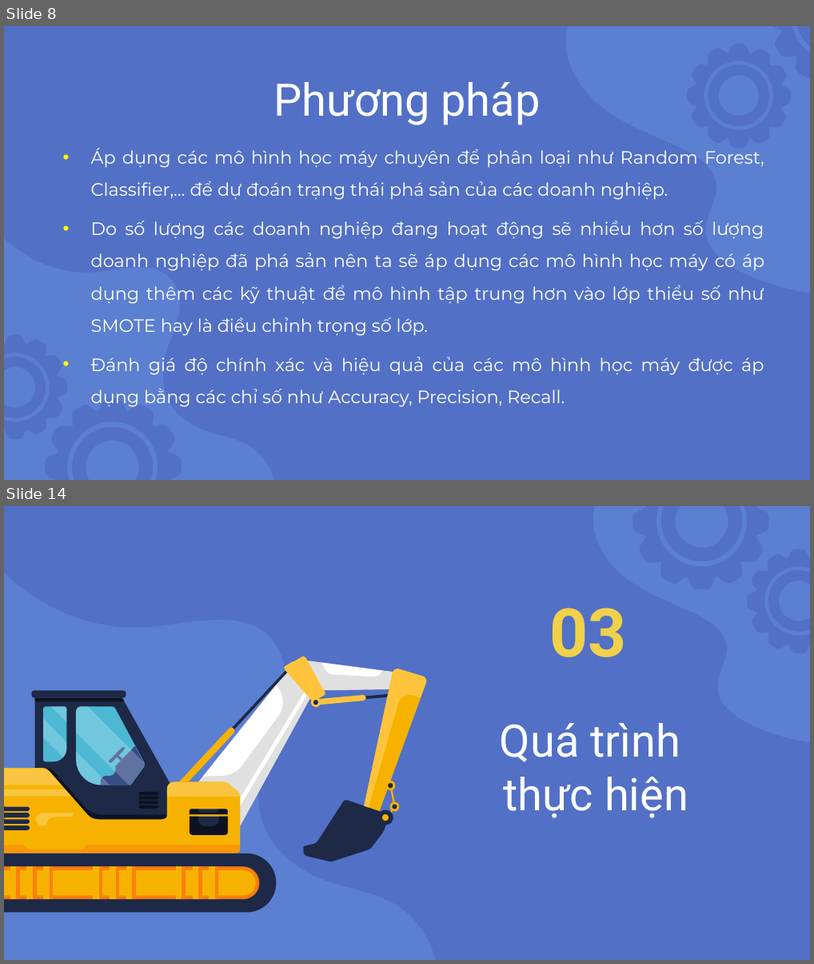
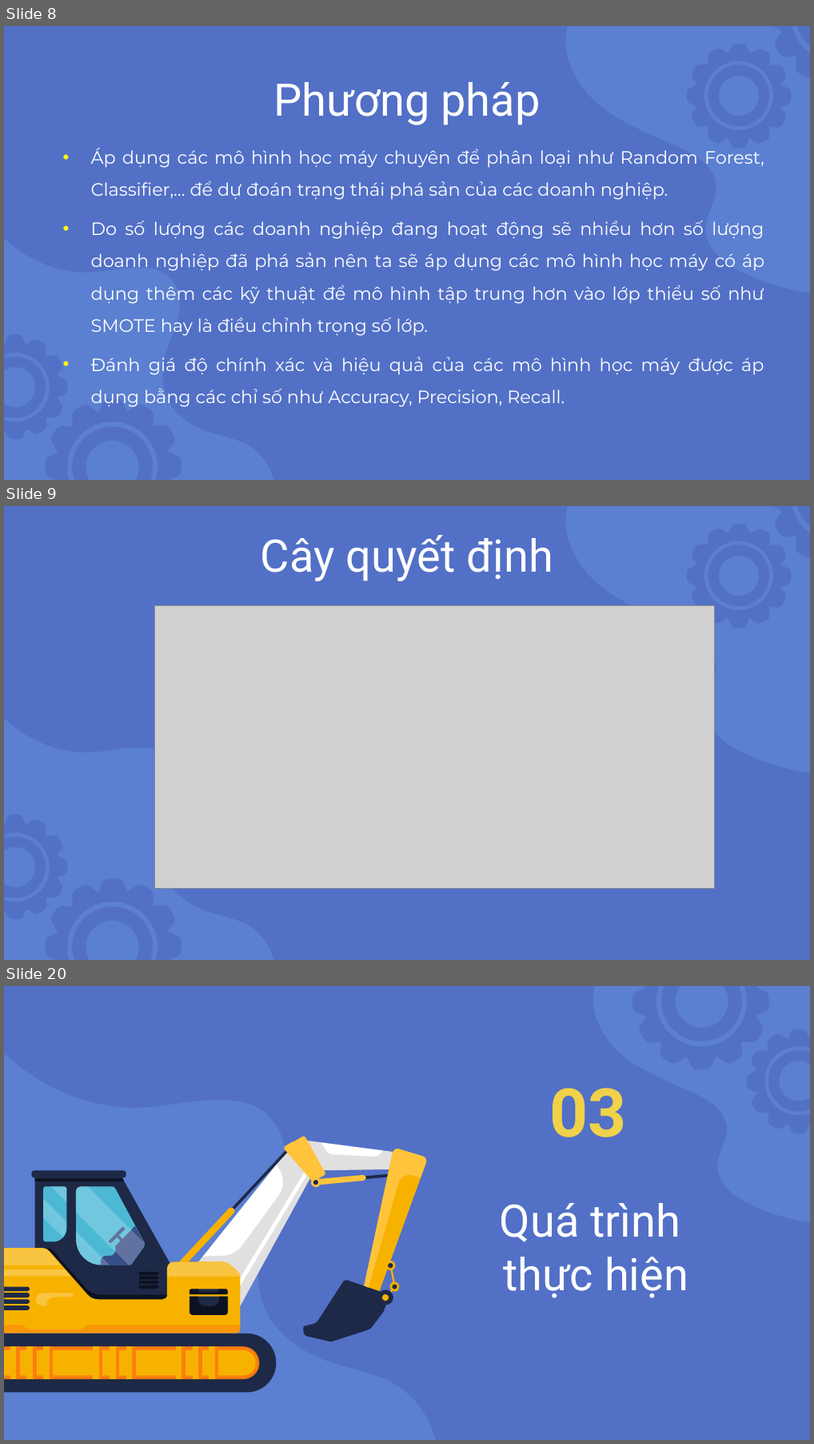
Before and after one commit to nnson0511/ARonML-DM, a slide deck: Slide.pptx. Shown one above the other, each under a label of ours: slides 8 and 14 before the commit, slides 8, 9 and 20 after it; the slides between them are not shown. The pictures are 814x964 and 814x1444 pixels, drawn with LibreOffice and Linux fonts; fonts in the diff are those of the drawing; grey boxes stand for pictures. Boxes give left, top, right and bottom in pixels: in the first picture for what was removed or moved away, otherwise in the second. Text is boxed around its words. In the diff, an @@ line names an element or a change of style, - is before the commit and + after.

```diff
--- a/Slide.pptx
+++ b/Slide.pptx
@@ slide 9 added at bbox=[4, 506, 810, 960], background #5270C6; not listed: 10 template elements that a slide beside it also shows @@
@@ title added at bbox=[261, 535, 554, 581], 40 pt, text #FFFFFF @@
+Cây quyết định
@@ picture added at bbox=[154, 606, 714, 888] @@
@@ what was slide 14 is now slide 20 @@
```
Also in this commit, not shown: 1 slide changed, 9 other slides added, 4 slides removed.
